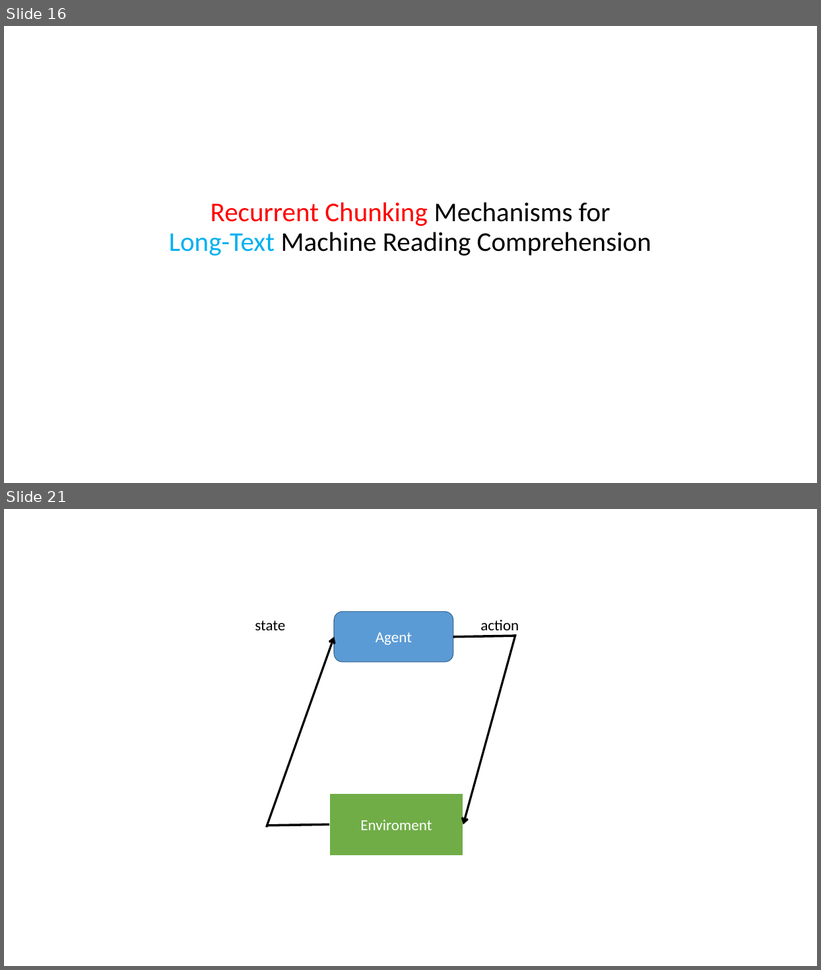
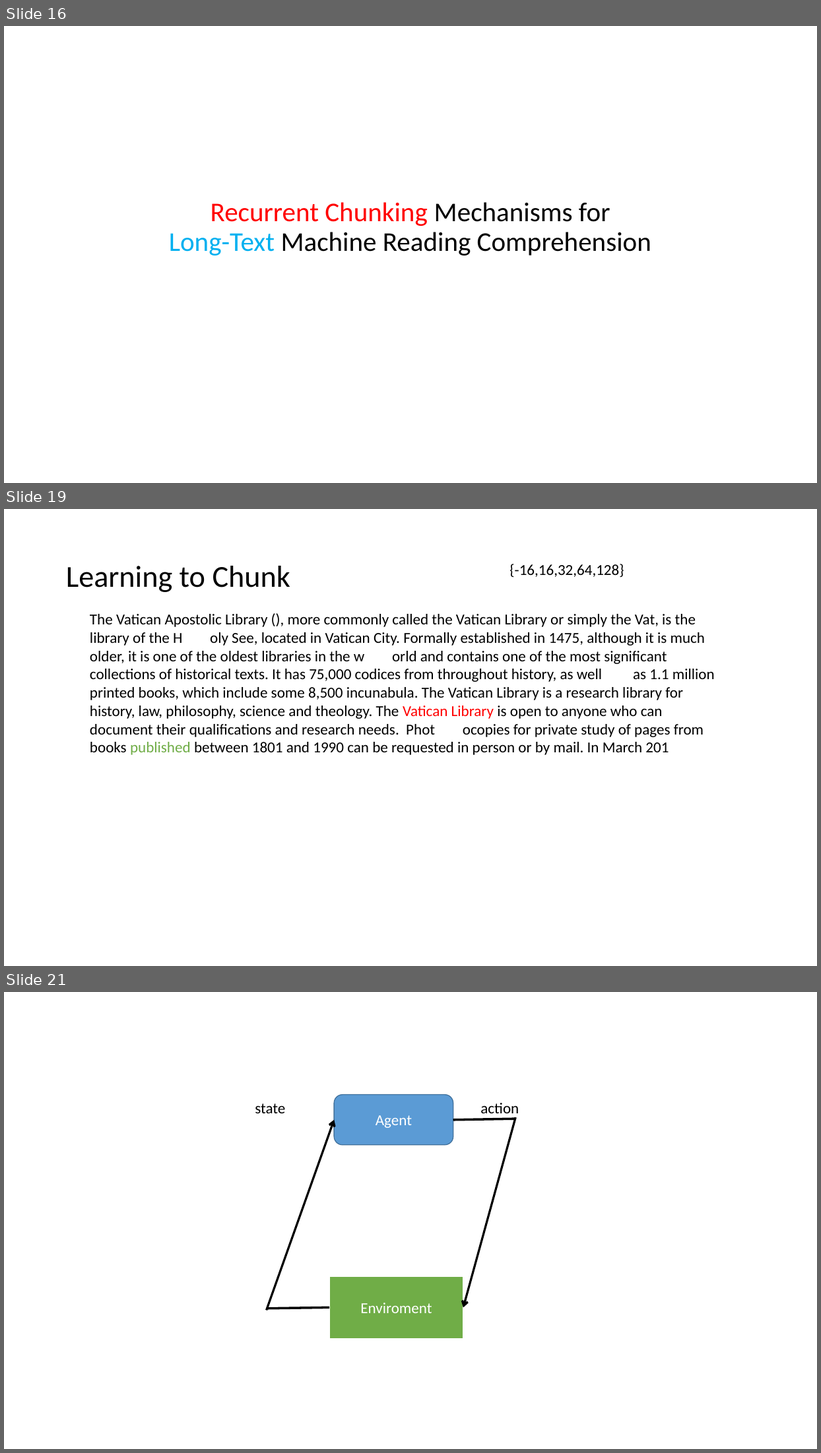
Before and after one commit to xhsun1997/rumor_project, a slide deck: 新建 PPT 演示文稿.ppt. Shown one above the other, each under a label of ours: slides 16 and 21 before the commit, slides 16, 19 and 21 after it; the slides between them are not shown. The pictures are 821x970 and 821x1453 pixels, drawn with LibreOffice and Linux fonts; fonts in the diff are those of the drawing. Boxes give left, top, right and bottom in pixels: in the first picture for what was removed or moved away, otherwise in the second. Text is boxed around its words. In the diff, an @@ line names an element or a change of style, - is before the commit and + after.

```diff
--- a/新建 PPT 演示文稿.ppt
+++ b/新建 PPT 演示文稿.ppt
@@ slide 19 added at [4, 509, 817, 966], background #FFFFFF @@
@@ title added at [66, 566, 290, 592], 36 pt, text #000000 @@
+Learning to Chunk
@@ text added at [510, 564, 624, 577], 18 pt, text #000000 @@
+{-16,16,32,64,128}
@@ text added at [90, 614, 715, 755], 18 pt, text #000000 @@
+The Vatican Apostolic Library (), more commonly called the Vatican Library or simply the Vat, is the library of the H oly See, located in Vatican City. Formally established in 1475, although it is much older, it is one of the oldest libraries in the w orld and contains one of the most significant collections of historical texts. It has 75,000 codices from throughout history, as well as 1.1 million printed books, which include some 8,500 incunabula. The Vatican Library is a research library for history, law, philosophy, science and theology. The Vatican Library is open to anyone who can document their qualifications and research needs. Phot ocopies for private study of pages from books published between 1801 and 1990 can be requested in person or by mail. In March 201
```
Also in this commit, not shown: 22 slides changed, 13 other slides added, 4 slides removed.
